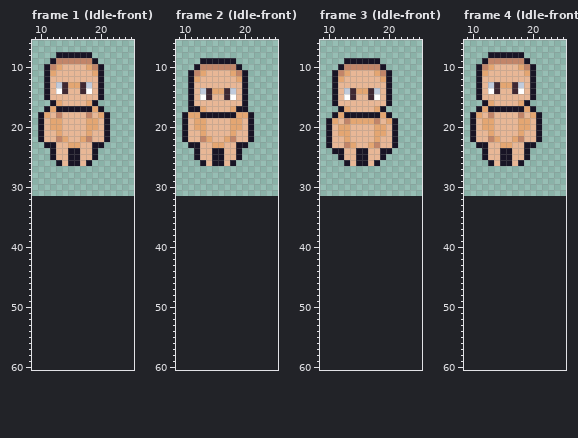
A pixel-art file gets an edit: assets/sprites/player/Player.aseprite. The picture above was drawn from the file before the commit.
32x32 pixels, 20 frames. Shown: frame 1 (Idle-front): x 9..25, y 6..60; frame 2 (Idle-front): x 9..25, y 6..60; frame 3 (Idle-front): x 9..25, y 6..60; frame 4 (Idle-front): x 9..25, y 6..60. The old version is drawn lined up with the new one, on the new canvas. The commit also changed other frames, which this record leaves out.
The same view after the edit:
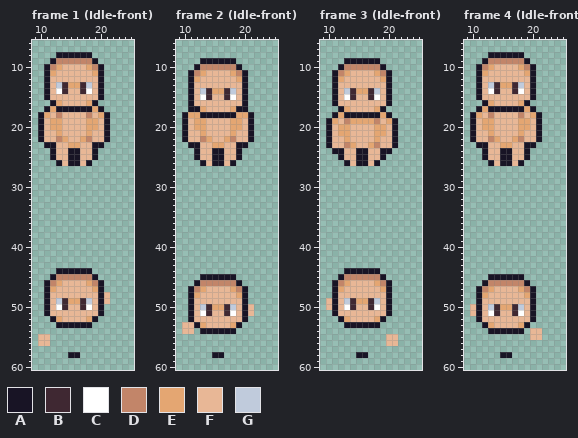
Palette (. is transparent): A #181425  B #3f2832  C #ffffff  D #c28569  E #e4a672  F #e8b796  G #c0cbdc
From old to new:
canvas 32x32 -> 32x64
Frame 1 (Idle-front):
y 44: x 13..18 ...... -> AAAAAA
y 45: x 12..19 ........ -> ADDDDDDA
y 46: x 11..20 .......... -> ADEFFFFEDA
y 47: x 11..20 .......... -> AEFFFFFFEA
y 48: x 11..21 ........... -> AFFFFFFFFAF
y 49: x 11..21 ........... -> AFGBEEBGFAF
y 50: x 11..20 .......... -> AFCBFFBCFA
y 51: x 11..20 .......... -> AFFFFFFFFA
y 52: x 12..19 ........ -> AEFFFFEA
y 53: x 13..18 ...... -> AAAAAA
y 55..56: x 10..11 .. -> FF
y 58: x 15..16 .. -> AA
Frame 2 (Idle-front):
y 45: x 13..18 ...... -> AAAAAA
y 46: x 12..19 ........ -> ADDDDDDA
y 47: x 11..20 .......... -> ADEFFFFEDA
y 48: x 11..20 .......... -> AEFFFFFFEA
y 49: x 11..20 .......... -> AFFFFFFFFA
y 50: x 11..21 ........... -> AFGBEEBGFAF
y 51: x 11..21 ........... -> AFCBFFBCFAF
y 52: x 11..20 .......... -> AFFFFFFFFA
y 53: x 10..19 .......... -> FFAEFFFFEA
y 54: x 10..11 .. -> FF; x 13..18 ...... -> AAAAAA
y 58: x 15..16 .. -> AA
Frame 3 (Idle-front):
y 44: x 13..18 ...... -> AAAAAA
y 45: x 12..19 ........ -> ADDDDDDA
y 46: x 11..20 .......... -> ADEFFFFEDA
y 47: x 11..20 .......... -> AEFFFFFFEA
y 48: x 11..20 .......... -> AFFFFFFFFA
y 49: x 10..20 ........... -> FAFGBEEBGFA
y 50: x 10..20 ........... -> FAFCBFFBCFA
y 51: x 11..20 .......... -> AFFFFFFFFA
y 52: x 12..19 ........ -> AEFFFFEA
y 53: x 13..18 ...... -> AAAAAA
y 55..56: x 20..21 .. -> FF
y 58: x 15..16 .. -> AA
Frame 4 (Idle-front):
y 45: x 13..18 ...... -> AAAAAA
y 46: x 12..19 ........ -> ADDDDDDA
y 47: x 11..20 .......... -> ADEFFFFEDA
y 48: x 11..20 .......... -> AEFFFFFFEA
y 49: x 11..20 .......... -> AFFFFFFFFA
y 50: x 10..20 ........... -> FAFGBEEBGFA
y 51: x 10..20 ........... -> FAFCBFFBCFA
y 52: x 11..20 .......... -> AFFFFFFFFA
y 53: x 12..19 ........ -> AEFFFFEA
y 54: x 13..18 ...... -> AAAAAA; x 20..21 .. -> FF
y 55: x 20..21 .. -> FF
y 58: x 15..16 .. -> AA
